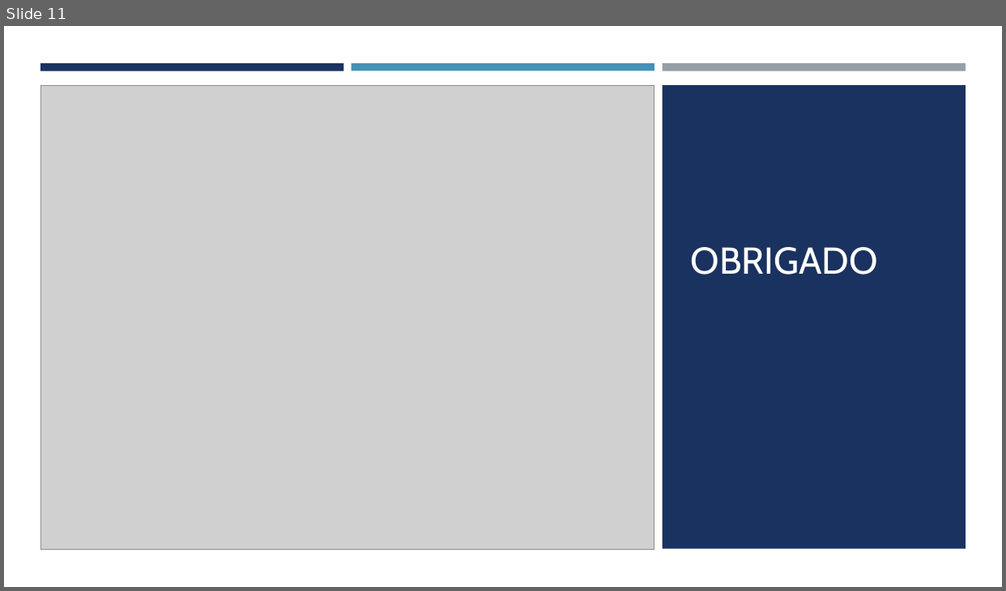
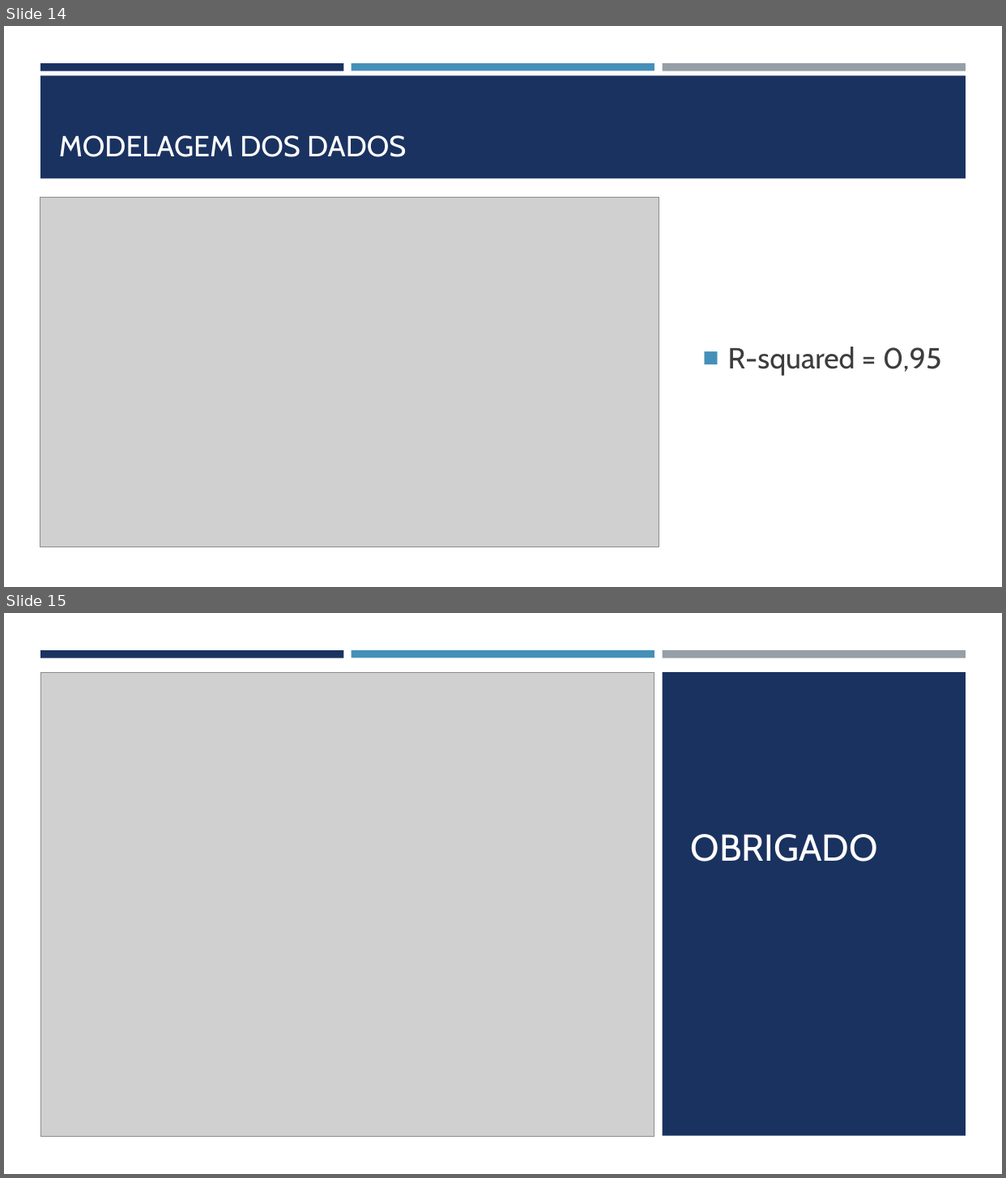
Before and after one commit to patricia-salles/sin5006, a slide deck: forest_fires/ApresentaçãoModelo.pptx. Shown one above the other, each under a label of ours: slide 11 before the commit, slides 14 and 15 after it. The pictures are 1006x591 and 1006x1178 pixels, drawn with LibreOffice and Linux fonts; fonts in the diff are those of the drawing; grey boxes stand for pictures. Boxes give left, top, right and bottom in pixels: in the first picture for what was removed or moved away, otherwise in the second. Text is boxed around its words. In the diff, an @@ line names an element or a change of style, - is before the commit and + after.

```diff
--- a/forest_fires/ApresentaçãoModelo.pptx
+++ b/forest_fires/ApresentaçãoModelo.pptx
@@ slide 14 added at <box>4,26,1002,587</box>, background #FFFFFF @@
@@ rectangle added at <box>40,63,344,71</box>, fill #1A3260 @@
@@ rectangle added at <box>351,63,654,71</box>, fill #4590B8 @@
@@ rectangle added at <box>662,63,965,71</box>, fill #969FA7 @@
@@ rectangle added at <box>40,75,966,179</box>, fill #1A3260 @@
@@ title added at <box>59,135,406,157</box>, 28 pt, text #FFFFFF @@
+MODELAGEM DOS DADOS
@@ picture added at <box>40,197,659,547</box> @@
@@ text added at <box>728,347,942,375</box>, 28 pt, text #3D3D3D @@
+■ R-squared = 0,95
@@ what was slide 11 is now slide 15 @@
```
Also in this commit, not shown: 1 slide changed, 3 other slides added, 1 other file.
